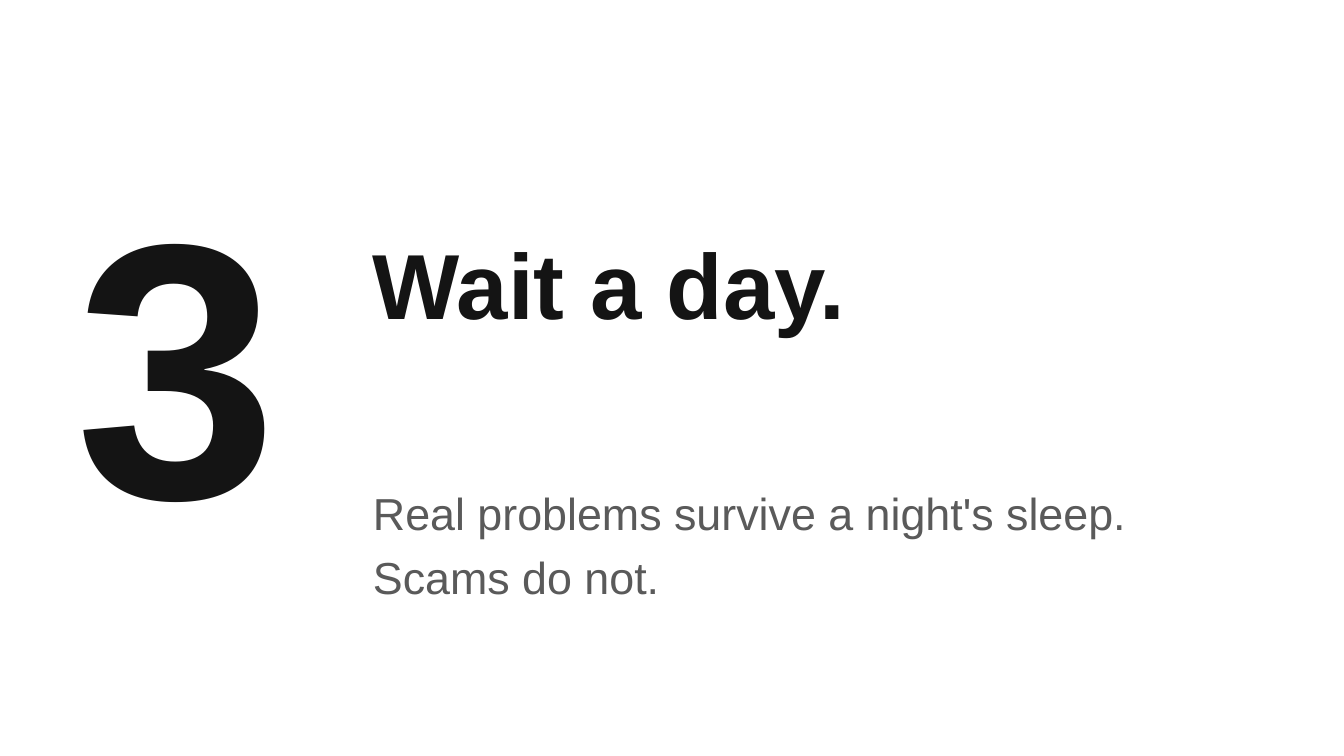
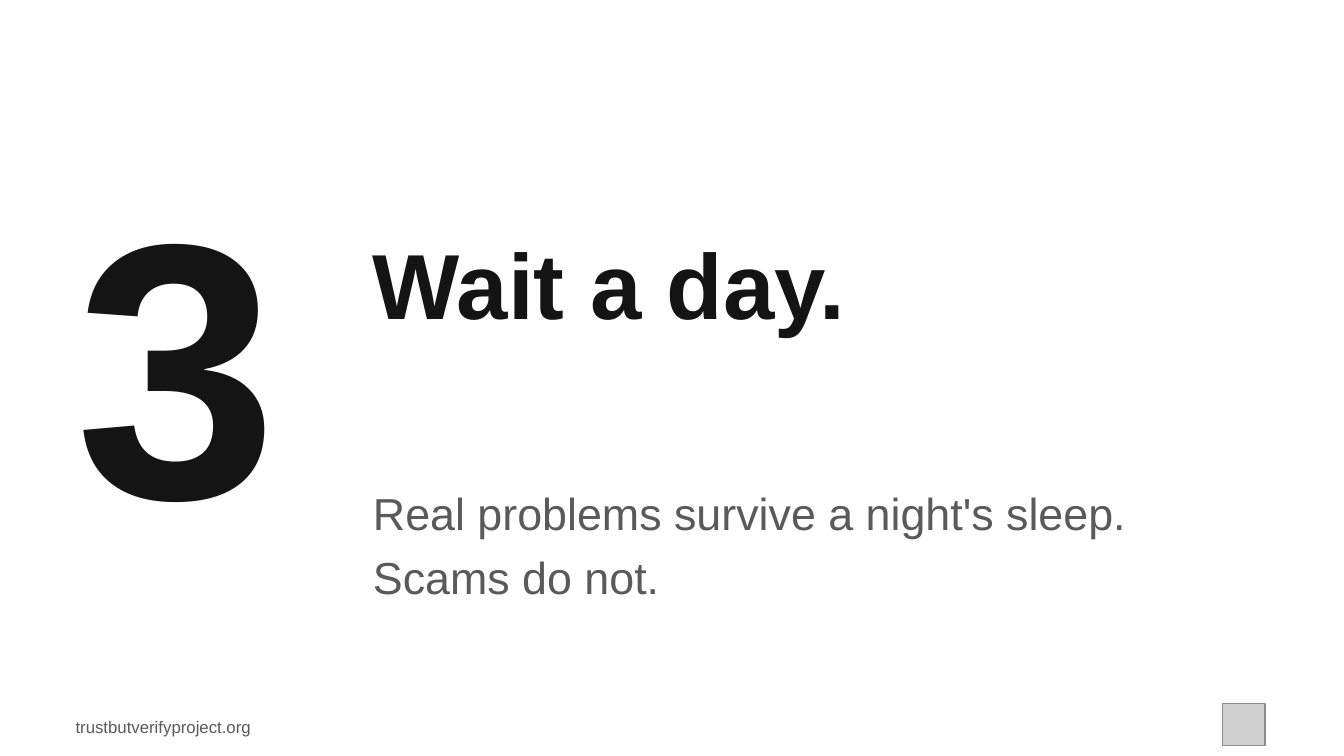
Before and after one commit to brettmorrison/trust-but-verify, a slide deck: slide 8 of formats/talk/trust-but-verify-talk.pptx. Drawn at 1344x756 pixels with LibreOffice and Linux fonts; fonts in the diff are those of the drawing; grey boxes stand for pictures. Boxes give left, top, right and bottom in pixels: in the first picture for what was removed or moved away, otherwise in the second. Text is boxed around its words. In the diff, an @@ line names an element or a change of style, - is before the commit and + after.

```diff
--- a/formats/talk/trust-but-verify-talk.pptx
+++ b/formats/talk/trust-but-verify-talk.pptx
@@ picture added at (1223,704,1265,746) @@
@@ text added at (76,721,251,737), 12 pt, text #5A5A5A @@
+trustbutverifyproject.org
```
Also in this commit, not shown: 20 other slides changed, 1 slide added, 1 slide removed, 4 other files.
